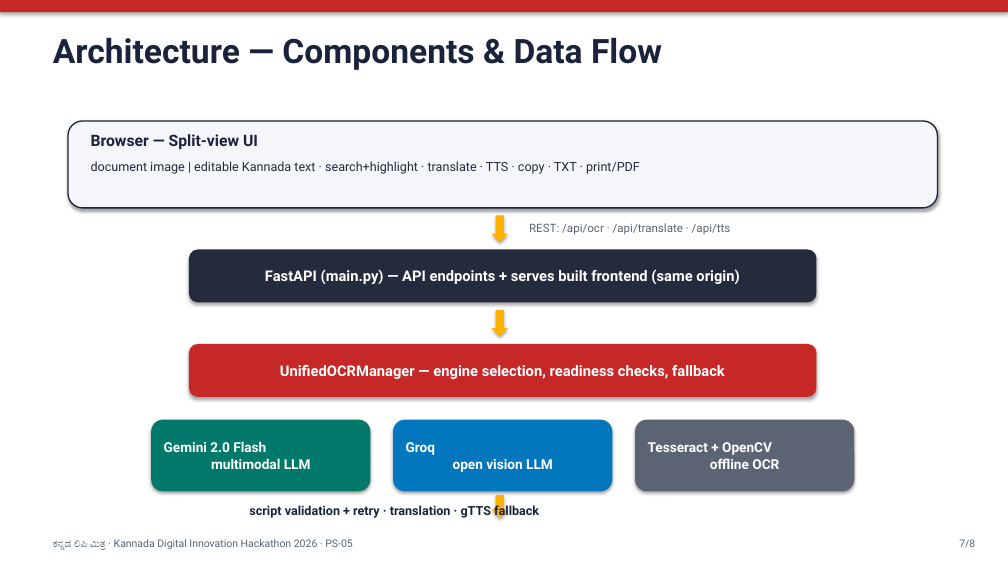
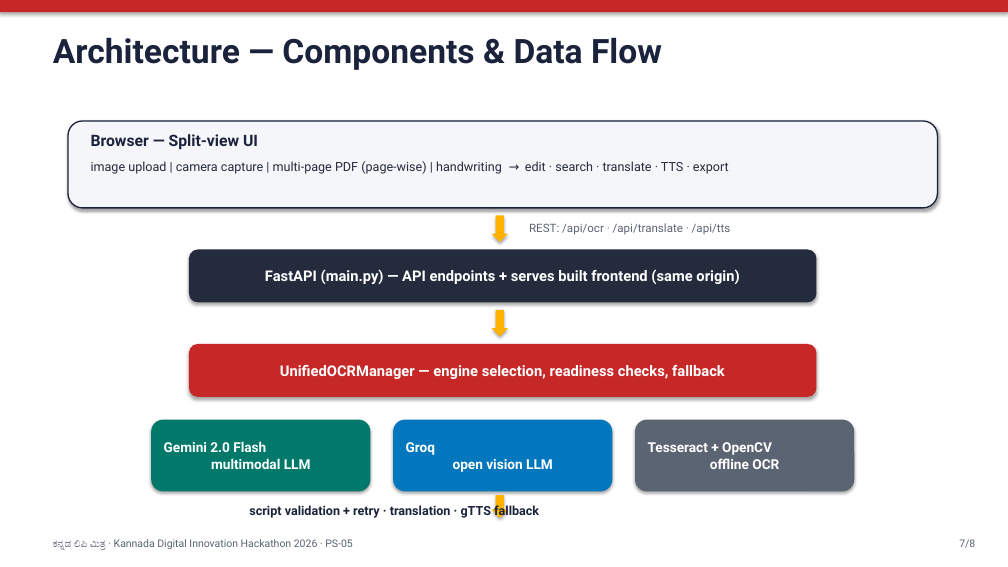
Before and after one commit to Ritika-Bhati-2266/Kannada-Text-Digitization, a slide deck: slide 7 of docs/Kannada_Lipi_Mitra_Presentation.pptx. Drawn at 1008x567 pixels with LibreOffice and Linux fonts; fonts in the diff are those of the drawing. Boxes give left, top, right and bottom in pixels: in the first picture for what was removed or moved away, otherwise in the second. Text is boxed around its words. In the diff, an @@ line names an element or a change of style, - is before the commit and + after.

Commit message:
docs: sync deck & video script with PDF, handwriting and engine-selector features

```diff
--- a/docs/Kannada_Lipi_Mitra_Presentation.pptx
+++ b/docs/Kannada_Lipi_Mitra_Presentation.pptx
@@ text at <box>91,161,729,174</box>: text changed @@
-document image | editable Kannada text · search+highlight · translate · TTS · copy · TXT · print/PDF
+image upload | camera capture | multi-page PDF (page-wise) | handwriting → edit · search · translate · TTS · export
```
Also in this commit, not shown: 3 other slides changed, 2 other files.
